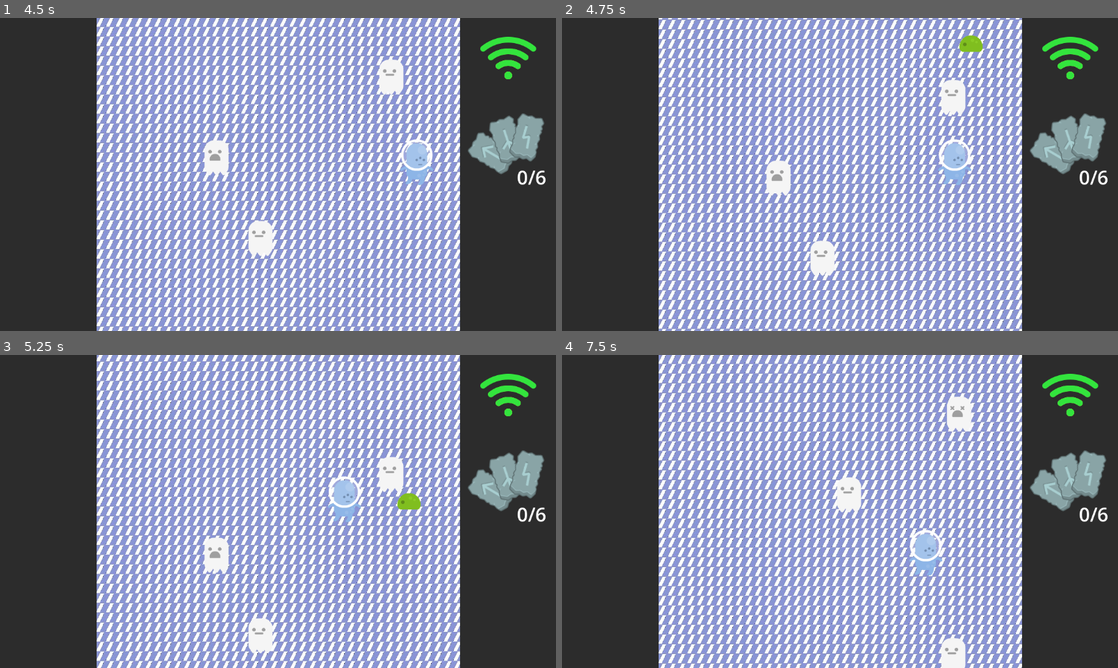
Above: before the commit, frames 1-4 (two rows, left to right).
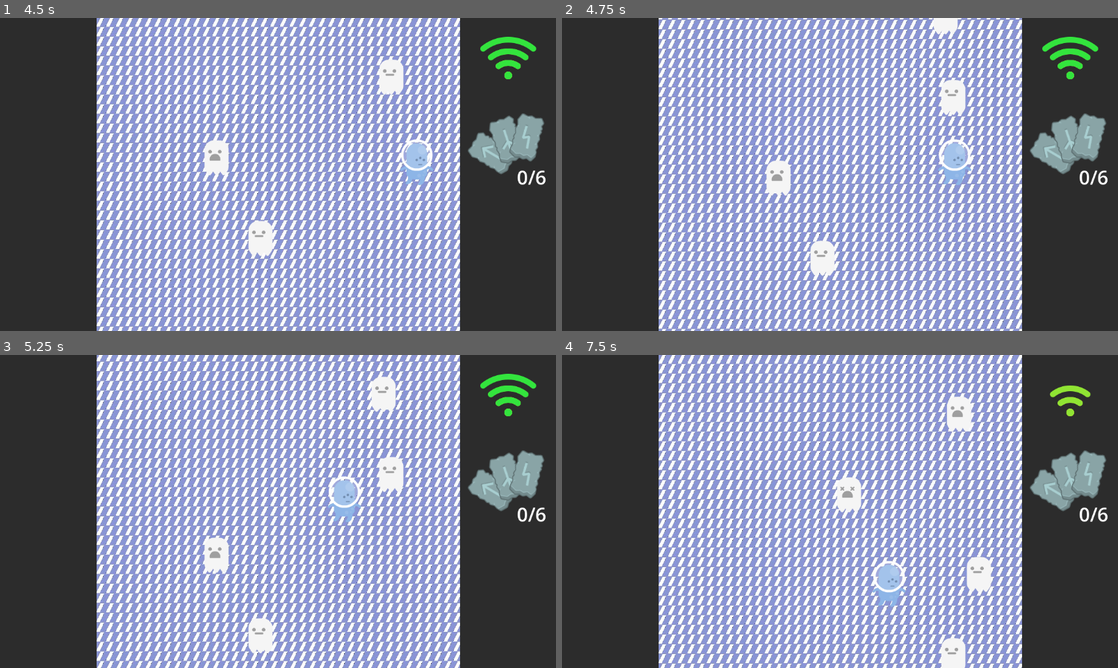
Above: after the commit, the same moments.

Repository: ManuelOteroFernandez/LudumDate55
Game: Godot game, scene res://Menus/Main.tscn
The game is run twice, just before and just after one commit, with the same random seed, the same clock (stepped at 60 frames per second) and the same inputs.
Inputs (mouse positions are in pixels of both pictures, inside the frame that each line leads up to):
- Up to frame 1 (4.5 s): click (278, 193) at 0.5 s; hold Right (ui_right) 1.28-2.03 s; hold Down (ui_down) 2.03-2.78 s; hold Right (ui_right) 2.78-3.53 s; hold Up (ui_up) 3.53-4.28 s; hold Left (ui_left) from 4.28 s (still down)
- Up to frame 2 (4.75 s): keep holding Left (ui_left)
- Up to frame 3 (5.25 s): keep holding Left (ui_left)
- Up to frame 4 (7.5 s): release Left (ui_left) at 5.78 s; hold Down (ui_down) 5.78-6.53 s; hold Right (ui_right) 6.53-7.28 s; hold Up (ui_up) from 7.28 s (still down)

Frame 1 is identical in both runs. In frame 2, 0.3% of the frame differs, in the area x 66-76%, y 0-11%; in frame 3, 0.5%; in frame 4, 1.8%, in the area x 50-97%, y 6-81%.

Commit message:
Adjust kind enemy quantity proporcion

Diff:
--- a/ArrowMinigame/ArrawMinigame.gd
+++ b/ArrowMinigame/ArrawMinigame.gd
@@ -16,6 +16,14 @@
 	$ValidationZone.visible = true
 	$ColorRect2.visible = true
 	_is_active = true
+
+func deactivate():
+	player.liberate()
+	numWins = 0
+	numGenerated = 0
+	$ColorRect2.visible = false
+	$ValidationZone.visible = false
+	_is_active = false
 
 func _ready():
 	$ValidationZone.new_position()
@@ -45,20 +53,15 @@
 	if win:
 		numWins += 1
 		if(numWins >= numToGenerate):
-			player.liberate()
-			numWins = 0
-			numGenerated = 0
-			$ColorRect2.visible = false
-			$ValidationZone.visible = false
-			_is_active = false
+			player.receive_health()
+			deactivate()
 	else:
 		$Timer.stop()
-		numWins = 0
-		numGenerated = 0
-		player.receive_damage(Vector2(0,0))
 		for node in nodes:
 			node.queue_free()
-		$Timer.start()
+
+		player.receive_damage(Vector2(0,0))
+		deactivate()
 
 func _on_player_trapped():
 	activate()
--- a/Character/Character.gd
+++ b/Character/Character.gd
@@ -13,7 +13,6 @@
 var unmove = false
 
 func liberate():
-	receive_health()
 	unmove = false
 	on_liberate.emit()
 	$Trapper.visible = false
--- a/Generacion.gd
+++ b/Generacion.gd
@@ -2,9 +2,10 @@
 
 @export var sceneToSpawnList:Array[PackedScene]
 @export var limitX:Vector2 = Vector2(20,1000)
-
+@export var sceneToSpawnListLvl2:Array[PackedScene]
 
 func _ready():
+	Global.connect("on_collect_rune",_on_collect_rune)
 	var nodes = get_tree().get_nodes_in_group("player")
 	if len(nodes) > 0:
 		var player = nodes[0]
@@ -12,6 +13,11 @@
 			player.connect("on_trapped", _on_player_trapped)
 		if player.has_signal("on_liberate"):
 			player.connect("on_liberate", _on_player_liberate)
+
+func _on_collect_rune():
+	if not sceneToSpawnListLvl2.is_empty() and Global.get_runes_collected() == 1:
+		sceneToSpawnList = sceneToSpawnListLvl2
+		Global.disconnect("on_collect_rune",_on_collect_rune)
 
 func _on_player_trapped():
 	if has_node("Timer"):
--- a/game.tscn
+++ b/game.tscn
@@ -19,8 +19,9 @@
 
 [node name="Generacion" type="Node" parent="."]
 script = ExtResource("2_wifv0")
-sceneToSpawnList = Array[PackedScene]([ExtResource("3_1dqjm"), ExtResource("4_2e0eq")])
+sceneToSpawnList = Array[PackedScene]([ExtResource("3_1dqjm")])
 limitX = Vector2(230, 925)
+sceneToSpawnListLvl2 = Array[PackedScene]([ExtResource("3_1dqjm"), ExtResource("3_1dqjm"), ExtResource("4_2e0eq"), ExtResource("3_1dqjm"), ExtResource("3_1dqjm"), ExtResource("3_1dqjm"), ExtResource("3_1dqjm"), ExtResource("3_1dqjm"), ExtResource("3_1dqjm"), ExtResource("3_1dqjm"), ExtResource("3_1dqjm")])
 
 [node name="Timer" type="Timer" parent="Generacion"]
 autostart = true
